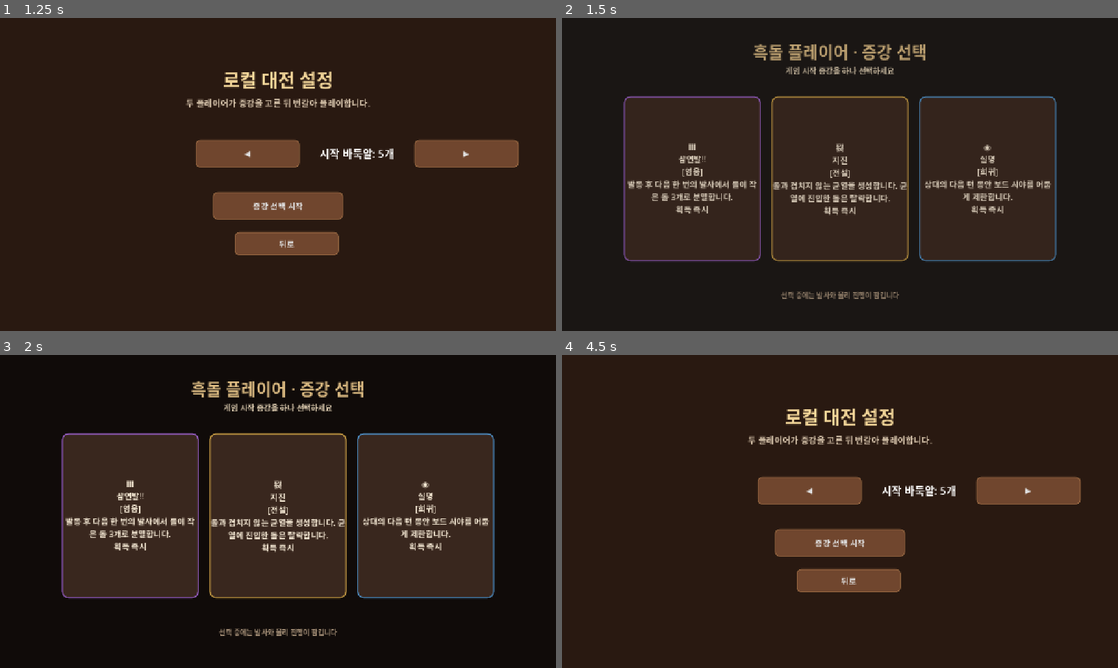
Above: before the commit, frames 1-4 (two rows, left to right).
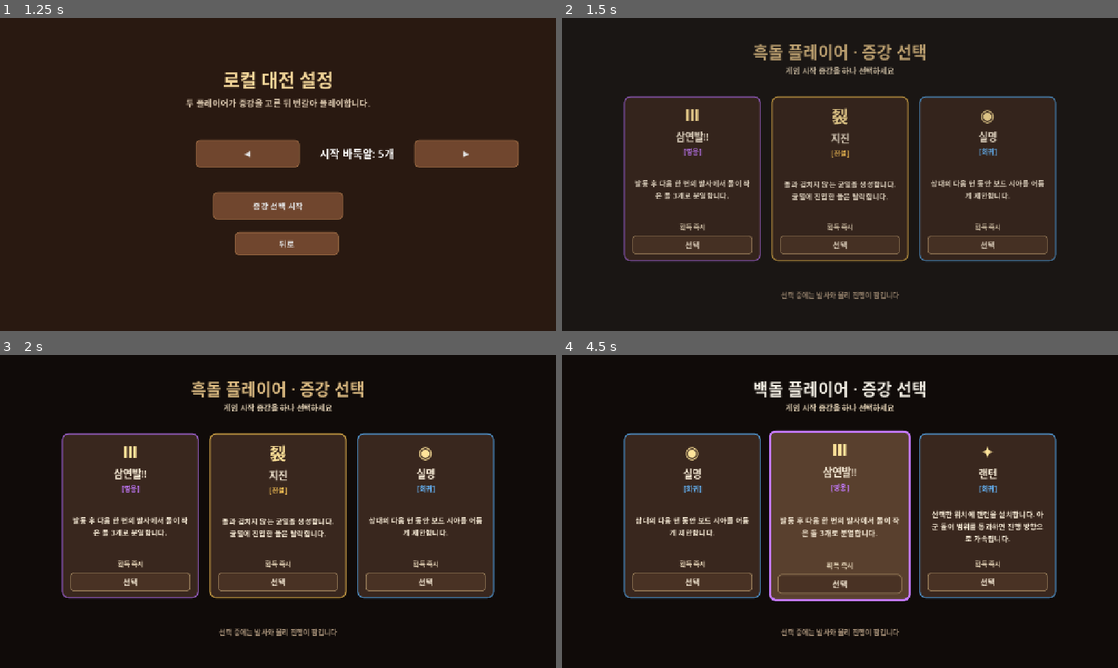
Above: after the commit, the same moments.

Repository: peeta0126/AugmentAlkkagi
Game: Godot game, scene res://scenes/main.tscn
Same seed, same stepped clock (60 frames per second), same inputs: the game is played once before the commit and once after it.
Inputs (mouse positions are in pixels of both pictures, inside the frame that each line leads up to):
- Up to frame 1 (1.25 s): click "로컬 대전 시작" at 0.5 s
- Up to frame 2 (1.5 s): click "증강 선택 시작" at 1.25 s
- Up to frame 3 (2 s): no input
- Up to frame 4 (4.5 s): click (689, 580) at 2 s, where only the run after the commit has a clickable "선택"; click (689, 514) at 2.75 s, where only the run before the commit has a clickable "◉ 실명 [희귀] 상대의 다음 턴 동안 보드 시야를 …"; click (1090, 373) at 3.5 s, where only the run before the commit has a clickable "메뉴"; click (840, 458) at 4.25 s, where only the run before the commit has a clickable "로컬 대전 시작"

Frame 1 is identical in both runs. In frame 2, 4.2% of the frame differs, in the area x 11-88%, y 28-76%; in frame 3, 4.3%; in frame 4, 77%, in the area x 0-100%, y 0-100%.

Commit message:
refactor(ui): extract augment card into editable scene

Diff:
--- /dev/null
+++ b/scenes/ui/augment_card.tscn
@@ -0,0 +1,177 @@
+[gd_scene load_steps=8 format=3]
+
+[ext_resource type="Script" uid="uid://u3smx7u0wf5l" path="res://scripts/ui/augment_card.gd" id="1_script"]
+
+[sub_resource type="StyleBoxFlat" id="StyleBoxFlat_background"]
+bg_color = Color(0.223529, 0.152941, 0.117647, 1)
+border_width_left = 3
+border_width_top = 3
+border_width_right = 3
+border_width_bottom = 3
+border_color = Color(0.576471, 0.545098, 0.47451, 1)
+corner_radius_top_left = 15
+corner_radius_top_right = 15
+corner_radius_bottom_right = 15
+corner_radius_bottom_left = 15
+
+[sub_resource type="StyleBoxFlat" id="StyleBoxFlat_hover"]
+bg_color = Color(0.34902, 0.25098, 0.180392, 1)
+border_width_left = 5
+border_width_top = 5
+border_width_right = 5
+border_width_bottom = 5
+border_color = Color(0.835294, 0.780392, 0.682353, 1)
+corner_radius_top_left = 15
+corner_radius_top_right = 15
+corner_radius_bottom_right = 15
+corner_radius_bottom_left = 15
+
+[sub_resource type="StyleBoxFlat" id="StyleBoxFlat_button_normal"]
+bg_color = Color(0.286275, 0.196078, 0.141176, 1)
+border_width_left = 2
+border_width_top = 2
+border_width_right = 2
+border_width_bottom = 2
+border_color = Color(0.576471, 0.470588, 0.337255, 1)
+corner_radius_top_left = 8
+corner_radius_top_right = 8
+corner_radius_bottom_right = 8
+corner_radius_bottom_left = 8
+
+[sub_resource type="StyleBoxFlat" id="StyleBoxFlat_button_hover"]
+bg_color = Color(0.411765, 0.286275, 0.180392, 1)
+border_width_left = 2
+border_width_top = 2
+border_width_right = 2
+border_width_bottom = 2
+border_color = Color(1, 0.890196, 0.603922, 1)
+corner_radius_top_left = 8
+corner_radius_top_right = 8
+corner_radius_bottom_right = 8
+corner_radius_bottom_left = 8
+
+[sub_resource type="StyleBoxFlat" id="StyleBoxFlat_button_pressed"]
+bg_color = Color(0.419608, 0.294118, 0.188235, 1)
+border_width_left = 3
+border_width_top = 3
+border_width_right = 3
+border_width_bottom = 3
+border_color = Color(1, 0.890196, 0.603922, 1)
+corner_radius_top_left = 8
+corner_radius_top_right = 8
+corner_radius_bottom_right = 8
+corner_radius_bottom_left = 8
+
+[sub_resource type="StyleBoxEmpty" id="StyleBoxEmpty_focus"]
+
+[node name="AugmentCard" type="Control"]
+custom_minimum_size = Vector2(316, 360)
+layout_mode = 3
+anchors_preset = 0
+offset_right = 316.0
+offset_bottom = 360.0
+mouse_filter = 1
+script = ExtResource("1_script")
+hover_style = SubResource("StyleBoxFlat_hover")
+
+[node name="Background" type="PanelContainer" parent="."]
+unique_name_in_owner = true
+layout_mode = 1
+anchors_preset = 15
+anchor_right = 1.0
+anchor_bottom = 1.0
+grow_horizontal = 2
+grow_vertical = 2
+mouse_filter = 2
+theme_override_styles/panel = SubResource("StyleBoxFlat_background")
+
+[node name="ContentMargin" type="MarginContainer" parent="."]
+layout_mode = 1
+anchors_preset = 15
+anchor_right = 1.0
+anchor_bottom = 1.0
+grow_horizontal = 2
+grow_vertical = 2
+mouse_filter = 2
+theme_override_constants/margin_left = 20
+theme_override_constants/margin_top = 16
+theme_override_constants/margin_right = 20
+theme_override_constants/margin_bottom = 16
+
+[node name="Content" type="VBoxContainer" parent="ContentMargin"]
+layout_mode = 2
+mouse_filter = 2
+theme_override_constants/separation = 6
+
+[node name="IconLabel" type="Label" parent="ContentMargin/Content"]
+unique_name_in_owner = true
+custom_minimum_size = Vector2(0, 46)
+layout_mode = 2
+mouse_filter = 2
+theme_override_colors/font_color = Color(1, 0.890196, 0.603922, 1)
+theme_override_font_sizes/font_size = 38
+text = "◆"
+horizontal_alignment = 1
+vertical_alignment = 1
+
+[node name="NameLabel" type="Label" parent="ContentMargin/Content"]
+unique_name_in_owner = true
+custom_minimum_size = Vector2(0, 30)
+layout_mode = 2
+mouse_filter = 2
+theme_override_colors/font_color = Color(0.964706, 0.917647, 0.835294, 1)
+theme_override_font_sizes/font_size = 23
+text = "증강 이름"
+horizontal_alignment = 1
+vertical_alignment = 1
+
+[node name="RarityLabel" type="Label" parent="ContentMargin/Content"]
+unique_name_in_owner = true
+custom_minimum_size = Vector2(0, 24)
+layout_mode = 2
+mouse_filter = 2
+theme_override_colors/font_color = Color(0.835294, 0.780392, 0.682353, 1)
+theme_override_font_sizes/font_size = 16
+text = "[일반]"
+horizontal_alignment = 1
+vertical_alignment = 1
+
+[node name="DescriptionLabel" type="Label" parent="ContentMargin/Content"]
+unique_name_in_owner = true
+custom_minimum_size = Vector2(0, 80)
+layout_mode = 2
+size_flags_vertical = 3
+mouse_filter = 2
+theme_override_colors/font_color = Color(0.964706, 0.917647, 0.835294, 1)
+theme_override_font_sizes/font_size = 17
+text = "증강 효과 설명이 이 영역에 표시됩니다.\n여러 줄 설명도 편집기에서 확인할 수 있습니다."
+horizontal_alignment = 1
+vertical_alignment = 1
+autowrap_mode = 2
+
+[node name="TriggerLabel" type="Label" parent="ContentMargin/Content"]
+unique_name_in_owner = true
+custom_minimum_size = Vector2(0, 26)
+layout_mode = 2
+mouse_filter = 2
+theme_override_colors/font_color = Color(0.866667, 0.8, 0.690196, 1)
+theme_override_font_sizes/font_size = 15
+text = "획득 즉시"
+horizontal_alignment = 1
+vertical_alignment = 1
+autowrap_mode = 2
+
+[node name="SelectButton" type="Button" parent="ContentMargin/Content"]
+unique_name_in_owner = true
+custom_minimum_size = Vector2(0, 44)
+layout_mode = 2
+mouse_filter = 1
+theme_override_colors/font_color = Color(0.964706, 0.917647, 0.835294, 1)
+theme_override_colors/font_hover_color = Color(1, 1, 1, 1)
+theme_override_colors/font_pressed_color = Color(1, 1, 1, 1)
+theme_override_font_sizes/font_size = 18
+theme_override_styles/normal = SubResource("StyleBoxFlat_button_normal")
+theme_override_styles/hover = SubResource("StyleBoxFlat_button_hover")
+theme_override_styles/pressed = SubResource("StyleBoxFlat_button_pressed")
+theme_override_styles/focus = SubResource("StyleBoxEmpty_focus")
+text = "선택"
--- a/scripts/core/game_manager.gd
+++ b/scripts/core/game_manager.gd
@@ -7,6 +7,7 @@
 const TemporaryWallScript := preload("res://scripts/gameplay/temporary_wall.gd")
 const SkillProjectileScript := preload("res://scripts/gameplay/skill_projectile.gd")
 const NetworkManagerScript := preload("res://scripts/network/network_manager.gd")
+const AugmentCardScene := preload("res://scenes/ui/augment_card.tscn")
 
 var state_machine: GameStateMachine
 var augment_manager: AugmentManager
@@ -541,27 +542,11 @@
 	screen_root.modulate.a = 0.0
 	create_tween().tween_property(screen_root, "modulate:a", 1.0, 0.22)
 
-func _augment_card(definition: AugmentDefinition) -> Button:
-	var card := Button.new()
-	card.custom_minimum_size = Vector2(316, 360)
-	card.text = "%s\n\n%s\n[%s]\n\n%s\n\n%s" % [definition.icon_text, definition.display_name, definition.rarity_name(), definition.description, definition.trigger_description]
-	card.autowrap_mode = TextServer.AUTOWRAP_WORD_SMART
-	card.add_theme_font_size_override("font_size", 19)
-	card.add_theme_color_override("font_color", Color("f6ead5"))
-	card.add_theme_color_override("font_hover_color", Color.WHITE)
-	var rarity_color := definition.rarity_color()
-	card.add_theme_stylebox_override("normal", _style(Color("39271e"), 15, rarity_color.darkened(0.28), 3))
-	card.add_theme_stylebox_override("hover", _style(Color("59402e"), 15, rarity_color, 5))
-	card.add_theme_stylebox_override("pressed", _style(Color("6b4b30"), 15, Color("ffe39a"), 5))
-	card.tooltip_text = definition.description
-	card.pressed.connect(_choose_augment.bind(definition.id))
-	card.mouse_entered.connect(_animate_card.bind(card, Vector2(1.035, 1.035)))
-	card.mouse_exited.connect(_animate_card.bind(card, Vector2.ONE))
+func _augment_card(definition: AugmentDefinition) -> AugmentCard:
+	var card := AugmentCardScene.instantiate() as AugmentCard
+	card.setup(definition)
+	card.augment_selected.connect(_choose_augment)
 	return card
-
-func _animate_card(card: Control, target_scale: Vector2) -> void:
-	card.pivot_offset = card.size * 0.5
-	create_tween().set_trans(Tween.TRANS_QUAD).set_ease(Tween.EASE_OUT).tween_property(card, "scale", target_scale, 0.12)
 
 func _choose_augment(augment_id: StringName) -> void:
 	if state_machine.current not in [GameStateMachine.State.INITIAL_AUGMENT_SELECTION, GameStateMachine.State.AUGMENT_SELECTION]:
--- /dev/null
+++ b/scripts/ui/augment_card.gd
@@ -0,0 +1,90 @@
+class_name AugmentCard
+extends Control
+
+signal augment_selected(augment_id: StringName)
+
+@export_group("Interaction")
+@export var hover_scale := Vector2(1.035, 1.035)
+@export_range(0.01, 1.0, 0.01) var hover_duration := 0.12
+
+@export_group("Card Styles")
+@export var hover_style: StyleBoxFlat
+
+@onready var background: PanelContainer = %Background
+@onready var icon_label: Label = %IconLabel
+@onready var name_label: Label = %NameLabel
+@onready var rarity_label: Label = %RarityLabel
+@onready var description_label: Label = %DescriptionLabel
+@onready var trigger_label: Label = %TriggerLabel
+@onready var select_button: Button = %SelectButton
+
+var _definition: AugmentDefinition
+var _normal_style: StyleBoxFlat
+var _hover_tween: Tween
+
+
+func _ready() -> void:
+	_normal_style = background.get_theme_stylebox("panel").duplicate() as StyleBoxFlat
+	select_button.pressed.connect(_on_select_button_pressed)
+	mouse_entered.connect(_on_mouse_entered)
+	mouse_exited.connect(_on_mouse_exited)
+	select_button.mouse_entered.connect(_on_mouse_entered)
+	select_button.mouse_exited.connect(_on_select_button_mouse_exited)
+	if _definition:
+		_apply_definition()
+
+
+func setup(definition: AugmentDefinition) -> void:
+	_definition = definition
+	if is_node_ready():
+		_apply_definition()
+
+
+func _apply_definition() -> void:
+	icon_label.text = _definition.icon_text
+	name_label.text = _definition.display_name
+	rarity_label.text = "[%s]" % _definition.rarity_name()
+	description_label.text = _definition.description
+	trigger_label.text = _definition.trigger_description
+	tooltip_text = _definition.description
+	select_button.tooltip_text = _definition.description
+
+	var rarity_color := _definition.rarity_color()
+	rarity_label.add_theme_color_override("font_color", rarity_color)
+	_normal_style.border_color = rarity_color.darkened(0.28)
+	background.add_theme_stylebox_override("panel", _normal_style)
+
+
+func _on_select_button_pressed() -> void:
+	if _definition:
+		augment_selected.emit(_definition.id)
+
+
+func _on_mouse_entered() -> void:
+	var style := _normal_style
+	if hover_style:
+		style = hover_style.duplicate() as StyleBoxFlat
+		if _definition:
+			style.border_color = _definition.rarity_color()
+	background.add_theme_stylebox_override("panel", style)
+	_animate_to(hover_scale)
+
+
+func _on_mouse_exited() -> void:
+	if select_button.is_hovered():
+		return
+	background.add_theme_stylebox_override("panel", _normal_style)
+	_animate_to(Vector2.ONE)
+
+
+func _on_select_button_mouse_exited() -> void:
+	if not get_global_rect().has_point(get_global_mouse_position()):
+		_on_mouse_exited()
+
+
+func _animate_to(target_scale: Vector2) -> void:
+	pivot_offset = size * 0.5
+	if _hover_tween:
+		_hover_tween.kill()
+	_hover_tween = create_tween().set_trans(Tween.TRANS_QUAD).set_ease(Tween.EASE_OUT)
+	_hover_tween.tween_property(self, "scale", target_scale, hover_duration)
Not shown, added: scripts/ui/augment_card.gd.uid
